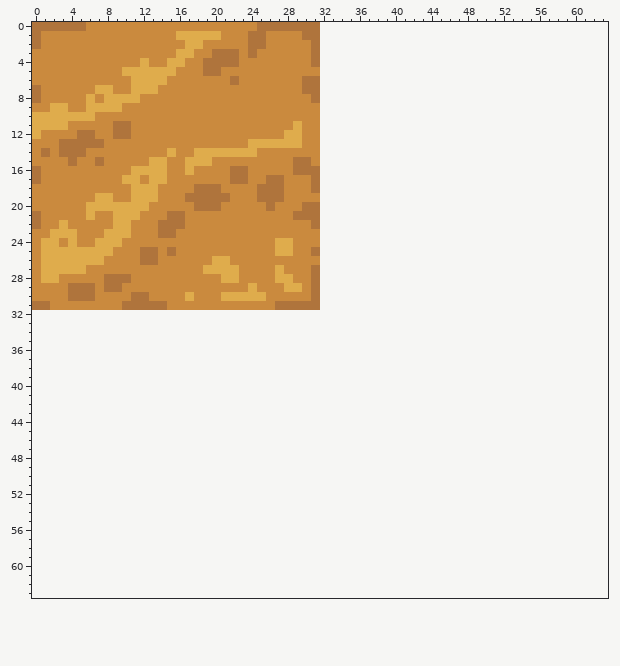
Pixel-art file -- sprites/spr_ground.aseprite. This is how it looked before the edit.
32x32 pixels, 1 frame. The old version is drawn lined up with the new one, on the new canvas.
After:
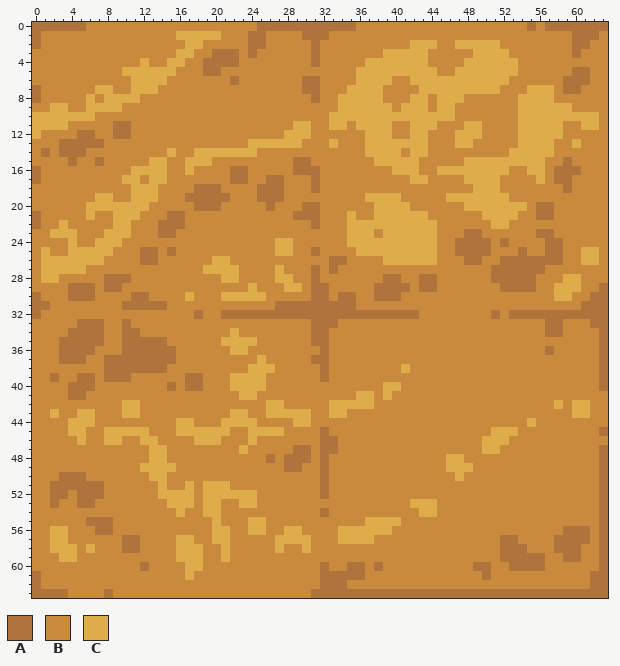
Palette (. is transparent): A #af743c  B #ca8a3e  C #dfac4c
Diff:
canvas 32x32 -> 64x64
y 0: x 32..63 ................................ -> AAAABBBBBBBBBBBBBBBBBBBABAAAAAAA
y 1: x 32..63 ................................ -> ABBBBBBBBBBBBBBBBBBBBBBBBBBBAAAB
y 2: x 32..63 ................................ -> BBBBBBBBBBCCCBBCCCCCBBBBBBBBAABB
y 3: x 32..63 ................................ -> BBBBBBBCCCCCBBBBBCCCCBBBBBBBABBB
y 4: x 32..63 ................................ -> BBBBBCCCCCCCBBBBCCCCCCBBBBBBBBBB
y 5: x 32..63 ................................ -> BBBBCCCCCCCCCBBCCCCCCCBBBBBBAABB
y 6: x 32..63 ................................ -> BBBBCCCCBBCCCCCCCCCCCBBBBBBAAABB
y 7: x 32..63 ................................ -> BBBCCCCBBBBCCCCCCCCCBBBCCCBAABBB
y 8: x 32..63 ................................ -> BBCCCCCBBBCCBCCCBBBBBBCCCCBBBBBB
y 9: x 32..63 ................................ -> BBCCCCCCBCCCBCCBBBBBBBCCCCCCBBBB
y 10: x 32..63 ................................ -> BCCCCCCCCCCCCCCBBBBBBBCCCCCCCCCB
y 11: x 30 B -> C; x 32..63 ................................ -> BCCBCCCCBBCCCBBBCCBBBBCCCCCBBCCB
y 12: x 30 B -> C; x 32..63 ................................ -> BBBBBCCCBBCCBBBCCCBBBBCCCCCBBBBB
y 13: x 32..63 ................................ -> BCBBBCCCCCCCBBBCCBBBBBCCCCBBCBBB
y 14: x 32..63 ................................ -> BBBBBCCCCBCCBBBBBBBBBCCCCCBBBBBB
y 15: x 32..63 ................................ -> BBBBBBCCCCCBBBBBCCCCCCCCCBBABBBB
y 16: x 32..63 ................................ -> BBBBBBBBCCCBBCCCCCCCCBBCCBAAABBB
y 17: x 32..63 ................................ -> BBBBBBBBBBCCBBBBCCCCBBBBCBAABBBB
y 18: x 32..63 ................................ -> BBBBBBBBBBBBBBBBBCCCBBBBBBBABBBB
y 19: x 32..63 ................................ -> BBBBBCCCCBBBBBCCCCCCCBBBBBBBBBBB
y 20: x 32..63 ................................ -> BBBBBBCCCCBBBBBBCCCCCCCBAABBBBBB
y 21: x 32..63 ................................ -> BBBCBBCCCCCCBBBBBBCCCCBBAABBBBBB
y 22: x 32..63 ................................ -> BBBCCCCCCCCCCBBBBBBCCBBBBBBBBBBB
y 23: x 32..63 ................................ -> BBBCCCBCCCCCCBBBAABBBBBBAABBBBBB
y 24: x 1..2 CC -> BB; x 32..63 ................................ -> BBBCCCCCCCCCCBBAAAABABBBBAABBBBB
y 25: x 2..3 CC -> BB; x 32..63 ................................ -> BBBBCCCCCCCCCBBAAAABBBABBAABBCCB
y 26: x 32..63 ................................ -> BAABBBBCCCCCCBBBAABBAAAAAAABBCCB
y 27: x 32..63 ................................ -> BABBBBBBBBBBBBBBBBBAAAAAABBBBBBB
y 28: x 32..63 ................................ -> BBBBBBBAABBAABBBBBBAAAAABBBCCBBB
y 29: x 32..63 ................................ -> ABBBBBAAAABAABBBBBBBAAAABBCCCBBA
y 30: x 0 B -> A; x 32..63 ................................ -> ABAABBAAABBBBBBBBBBBBBBBBBCCBBAA
y 31: x 32..63 ................................ -> AAAABBBBBBBBBBBBBBBBBBBBBBBBBAAA
y 32: x 0..63 ................................................................ -> ABBBBBBBBBBBBBBBBBABBAAAAAAAAAAAAAAAAAAAAAABBBBBBBBABAAAAAAAAAAA
y 33: x 0..63 ................................................................ -> BBBBBAAABBABBBBBBBBBBBBBBBBBBBBAAABBBBBBBBBBBBBBBBBBBBBBBAABBBAA
y 34: x 0..63 ................................................................ -> BBBBAAAABBAABBBBBBBBBBCBBBBBBBBAABBBBBBBBBBBBBBBBBBBBBBBBAABBBBA
y 35: x 0..63 ................................................................ -> BBBAAAAABBAAAAABBBBBBCCCCBBBBBBAABBBBBBBBBBBBBBBBBBBBBBBBBBBBBBA
y 36: x 0..63 ................................................................ -> BBBAAAABBBAAAAAABBBBBBCCBBBBBBBBABBBBBBBBBBBBBBBBBBBBBBBBABBBBBA
y 37: x 0..63 ................................................................ -> BBBAAABBAAAAAAAABBBBBBBBBCBBBBBAABBBBBBBBBBBBBBBBBBBBBBBBBBBBBBA
y 38: x 0..63 ................................................................ -> BBBBBBBBAAAAAAABBBBBBBBBCCCBBBBBABBBBBBBBCBBBBBBBBBBBBBBBBBBBBBA
y 39: x 0..63 ................................................................ -> BBABBAABAAABBBBBBAABBBCCCCBBBBBBABBBBBBBBBBBBBBBBBBBBBBBBBBBBBBA
y 40: x 0..63 ................................................................ -> BBBBAAABBBBBBBBABAABBBCCCCBBBBBBBBBBBBBCCBBBBBBBBBBBBBBBBBBBBBBA
y 41: x 0..63 ................................................................ -> BBBBAABBBBBBBBBBBBBBBBBCCBBBBBBBBBBBCCBCBBBBBBBBBBBBBBBBBBBBBBBB
y 42: x 0..63 ................................................................ -> BBBBBBBBBBCCBBBBBBBBBBBBBBCCBBBBBCCCCCBBBBBBBBBBBBBBBBBBBBCBCCBB
y 43: x 0..63 ................................................................ -> BBCBBCCBBBCCBBBBBBBBBBCCBBCCCCCBBCCBBBBBBBBBBBBBBBBBBBBBBBBBCCBB
y 44: x 0..63 ................................................................ -> BBBBCCCBBBBBBBBBCCBBBCCCCBBBBCCBBBBBBBBBBBBBBBBBBBBBBBBCBBBBBBBB
y 45: x 0..63 ................................................................ -> BBBBCCBBCCCCCBBBCCCCCCBBCCCCBBBBABBBBBBBBBBBBBBBBBBCCCBBBBBBBBBA
y 46: x 0..63 ................................................................ -> BBBBBCBBCCBBCCBBBBCCCBBBCBBBBBBBAABBBBBBBBBBBBBBBBCCCBBBBBBBBBBB
y 47: x 0..63 ................................................................ -> BBBBBBBBBBBBBCCBBBBBBBBCBBBBBAABAABBBBBBBBBBBBBBBBCCBBBBBBBBBBBA
y 48: x 0..63 ................................................................ -> BBBBBBBBBBBBBCCBBBBBBBBBBBABAAABABBBBBBBBBBBBBCCBBBBBBBBBBBBBBBA
y 49: x 0..63 ................................................................ -> BBBBBBBBBBBBCCCCBBBBBBBBBBBBAABBABBBBBBBBBBBBBCCCBBBBBBBBBBBBBBA
y 50: x 0..63 ................................................................ -> BBBAAABBBBBBBCCBBBBBBBBBBBBBBBBBABBBBBBBBBBBBBBCBBBBBBBBBBBBBBBA
y 51: x 0..63 ................................................................ -> BBAAAAAABBBBBBCBBCBCCCBBBBBBBBBBABBBBBBBBBBBBBBBBBBBBBBBBBBBBBBA
y 52: x 0..63 ................................................................ -> BBAABAAABBBBBBCCCCBCCCCCCBBBBBBBABBBBBBBBBBBBBBBBBBBBBBBBBBBBBBA
y 53: x 0..63 ................................................................ -> BBABBAABBBBBBBBCCCBCCBBCCBBBBBBBBBBBBBBBBBCCCBBBBBBBBBBBBBBBBBBA
y 54: x 0..63 ................................................................ -> BBBBBBBBBBBBBBBBCBBCCBBBBBBBBBBBABBBBBBBBBBCCBBBBBBBBBBBBBBBBBBA
y 55: x 0..63 ................................................................ -> BBBBBBAAABBBBBBBBBBBCBBBCCBBBBBBBBBBBCCCCBBBBBBBBBBBBBBBBBBBBBBA
y 56: x 0..63 ................................................................ -> BBCCBBBAABBBBBBBBBBBCCBBCCBBCCBBBBCCCCCCBBBBBBBBBBBBBBBBBBBAAABA
y 57: x 0..63 ................................................................ -> BBCCBBBBBBAABBBBCCBBCCBBBBBCCCCBBBCCCCBBBBBBBBBBBBBBAABBBBAAAABA
y 58: x 0..63 ................................................................ -> BBCCCBCBBBAABBBBCCCBBCBBBBBCBBCBBBBBBBBBBBBBBBBBBBBBAAABBBAAABBA
y 59: x 0..63 ................................................................ -> BBBCCBBBBBBBBBBBCCCBBCBBBBBBBBBBBBBBBBBBBBBBBBBBBBBBAAAAABBAABBA
y 60: x 0..63 ................................................................ -> BBBBBBBBBBBBABBBBCCBBBBBBBBBBBBBABBAABABBBBBBBBBBAABBAAAABBBBBBA
y 61: x 0..63 ................................................................ -> ABBBBBBBBBBBBBBBBCBBBBBBBBBBBBBBAAAAABBBBBBBBBBBBBABBBBBBBBBBBAA
y 62: x 0..63 ................................................................ -> ABBBBBBBBBBBBBBBBBBBBBBBBBBBBBBBAAABBBBBBBBBBBBBBBBBBBBBBBBBBBAA
y 63: x 0..63 ................................................................ -> AAAABBBBABBBBBBBBBBBBBBBBBBBBBBAAAAAAAAAAAAAAAAAAAAAAAAAAAAAAAAA
Changed places in both pictures, as pixel boxes (x1, y1, x2, y2):
changed: (32, 22, 608, 598)
